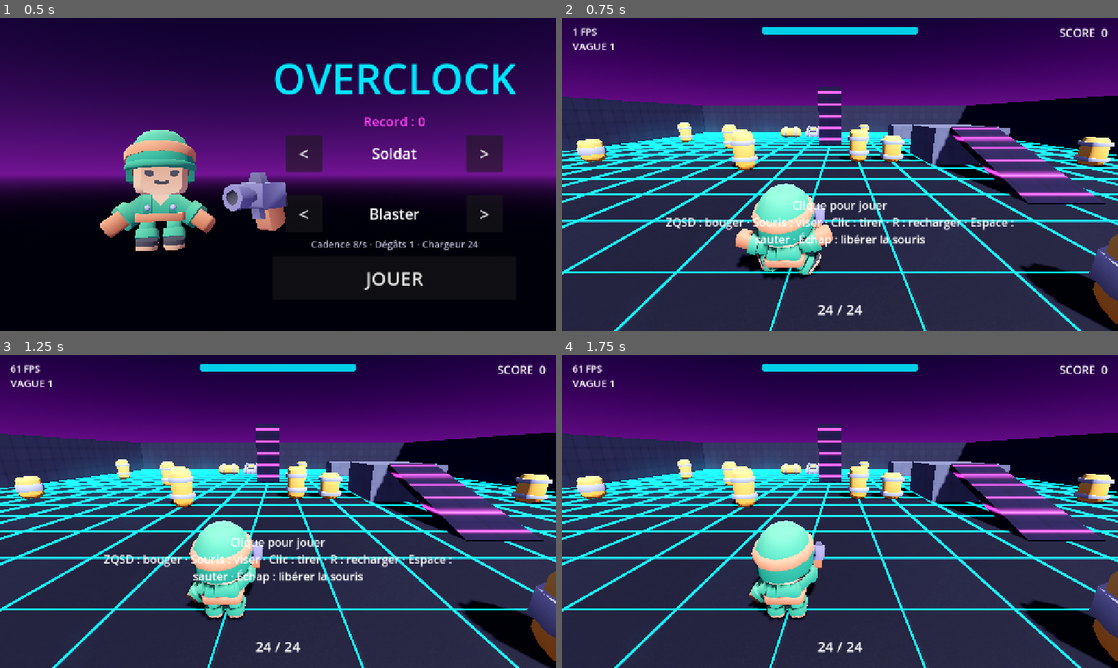
Above: before the commit, frames 1-4 (two rows, left to right).
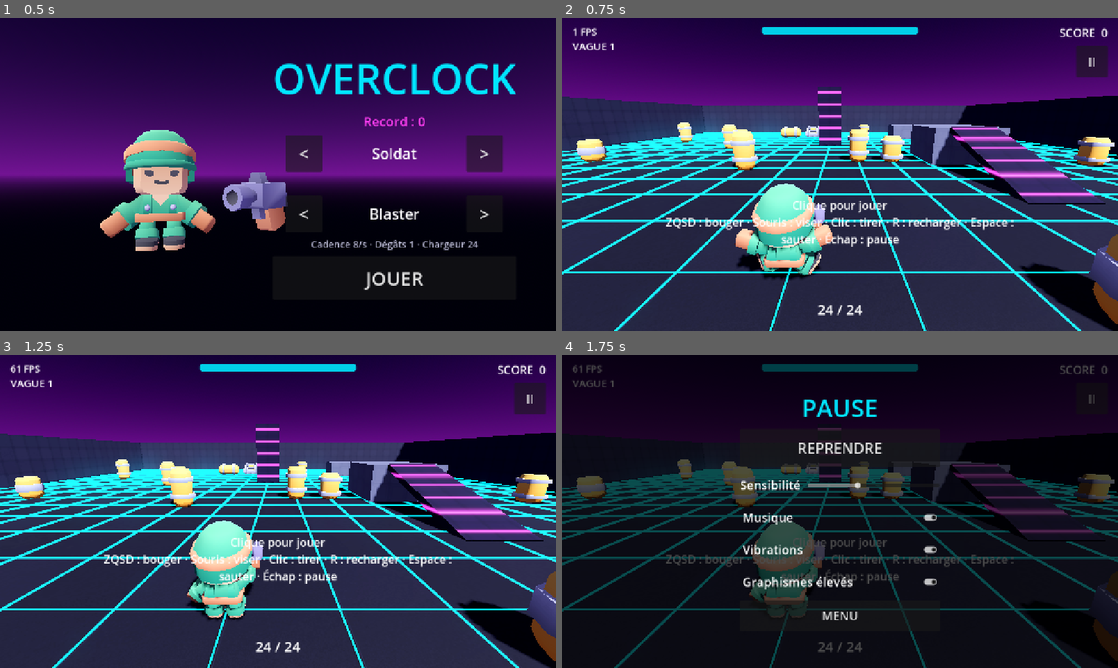
Above: after the commit, the same moments.

Repository: mariusortiz/overclock
Game: Godot game, scene res://scenes/menu.tscn
Same seed, same stepped clock (60 frames per second), same inputs: the game is played once before the commit and once after it.
Inputs (mouse positions are in pixels of both pictures, inside the frame that each line leads up to):
- Up to frame 1 (0.5 s): no input
- Up to frame 2 (0.75 s): click "JOUER" at 0.5 s
- Up to frame 3 (1.25 s): no input
- Up to frame 4 (1.75 s): click (1090, 398) at 1.25 s, where only the run after the commit has a clickable "II"

Frame 1 is identical in both runs. In frame 2, 1.1% of the frame differs, in the area x 34-99%, y 8-74%; in frame 3, 1.1%; in frame 4, 94%, in the area x 0-100%, y 0-100%.

Commit message:
Step 7: pause menu, settings, vibration and Android back button
- Pause menu (button, Escape, Android back) with saved settings: look
  sensitivity, music, vibration, graphics quality
- Low quality turns off shadows and glow and lowers the 3D resolution
- Vibration when the player is hit
- F9 destroys every robot in debug and web builds, to test wave flow

Co-Authored-By: Claude Fable 5.2 <noreply@anthropic.com>
Claude-Session: https://claude.ai/code/session_01TMrhLU8C9hMQ3DU14F1G1z

Diff:
--- a/project.godot
+++ b/project.godot
@@ -6,14 +6,16 @@
 [application]
 
 config/name="Overclock"
-config/version="0.7.0"
+config/version="0.8.0"
 run/main_scene="res://scenes/menu.tscn"
 config/features=PackedStringArray("4.5", "Mobile")
 config/icon="res://icon.svg"
+config/quit_on_go_back=false
 
 [autoload]
 
 Music="*res://scenes/music.tscn"
+Settings="*res://scripts/settings.gd"
 
 [display]
 
--- a/scenes/hud.tscn
+++ b/scenes/hud.tscn
@@ -3,6 +3,7 @@
 [ext_resource type="Script" path="res://scripts/hud.gd" id="1_hud"]
 [ext_resource type="Script" path="res://scripts/touch_controls.gd" id="2_touch"]
 [ext_resource type="Script" path="res://scripts/reticle.gd" id="3_reticle"]
+[ext_resource type="Script" path="res://scripts/pause_menu.gd" id="4_pause"]
 
 [sub_resource type="Gradient" id="jump_gradient"]
 offsets = PackedFloat32Array(0, 0.86, 0.92, 1)
@@ -110,7 +111,7 @@
 grow_vertical = 2
 theme_override_font_sizes/font_size = 26
 text = "Clique pour jouer
-ZQSD : bouger · Souris : viser · Clic : tirer · R : recharger · Espace : sauter · Échap : libérer la souris"
+ZQSD : bouger · Souris : viser · Clic : tirer · R : recharger · Espace : sauter · Échap : pause"
 horizontal_alignment = 1
 vertical_alignment = 1
 autowrap_mode = 3
@@ -190,6 +191,99 @@
 bbcode_enabled = true
 scroll_active = false
 
+[node name="PauseButton" type="Button" parent="."]
+anchors_preset = 1
+anchor_left = 1.0
+anchor_right = 1.0
+offset_left = -96.0
+offset_top = 64.0
+offset_right = -24.0
+offset_bottom = 136.0
+grow_horizontal = 0
+focus_mode = 0
+theme_override_font_sizes/font_size = 30
+text = "II"
+
+[node name="PauseMenu" type="Control" parent="."]
+process_mode = 3
+visible = false
+layout_mode = 3
+anchors_preset = 15
+anchor_right = 1.0
+anchor_bottom = 1.0
+grow_horizontal = 2
+grow_vertical = 2
+script = ExtResource("4_pause")
+
+[node name="Dim" type="ColorRect" parent="PauseMenu"]
+anchors_preset = 15
+anchor_right = 1.0
+anchor_bottom = 1.0
+grow_horizontal = 2
+grow_vertical = 2
+mouse_filter = 2
+color = Color(0, 0, 0, 0.7)
+
+[node name="Center" type="CenterContainer" parent="PauseMenu"]
+anchors_preset = 15
+anchor_right = 1.0
+anchor_bottom = 1.0
+grow_horizontal = 2
+grow_vertical = 2
+mouse_filter = 2
+
+[node name="Box" type="VBoxContainer" parent="PauseMenu/Center"]
+custom_minimum_size = Vector2(460, 0)
+theme_override_constants/separation = 10
+
+[node name="Title" type="Label" parent="PauseMenu/Center/Box"]
+theme_override_colors/font_color = Color(0, 0.9, 1, 1)
+theme_override_font_sizes/font_size = 56
+text = "PAUSE"
+horizontal_alignment = 1
+
+[node name="Resume" type="Button" parent="PauseMenu/Center/Box"]
+custom_minimum_size = Vector2(0, 88)
+theme_override_font_sizes/font_size = 34
+text = "REPRENDRE"
+
+[node name="SensitivityRow" type="HBoxContainer" parent="PauseMenu/Center/Box"]
+custom_minimum_size = Vector2(0, 64)
+theme_override_constants/separation = 16
+
+[node name="Label" type="Label" parent="PauseMenu/Center/Box/SensitivityRow"]
+theme_override_font_sizes/font_size = 28
+text = "Sensibilité"
+
+[node name="Slider" type="HSlider" parent="PauseMenu/Center/Box/SensitivityRow"]
+custom_minimum_size = Vector2(260, 48)
+size_flags_horizontal = 3
+size_flags_vertical = 4
+min_value = 0.4
+max_value = 2.0
+step = 0.1
+value = 1.0
+
+[node name="Music" type="CheckButton" parent="PauseMenu/Center/Box"]
+custom_minimum_size = Vector2(0, 64)
+theme_override_font_sizes/font_size = 28
+text = "Musique"
+
+[node name="Vibration" type="CheckButton" parent="PauseMenu/Center/Box"]
+custom_minimum_size = Vector2(0, 64)
+theme_override_font_sizes/font_size = 28
+text = "Vibrations"
+
+[node name="Quality" type="CheckButton" parent="PauseMenu/Center/Box"]
+custom_minimum_size = Vector2(0, 64)
+theme_override_font_sizes/font_size = 28
+text = "Graphismes élevés"
+
+[node name="Menu" type="Button" parent="PauseMenu/Center/Box"]
+custom_minimum_size = Vector2(0, 72)
+theme_override_font_sizes/font_size = 28
+text = "MENU"
+
 [node name="PerkChoice" type="Control" parent="."]
 process_mode = 3
 visible = false
--- a/scripts/hud.gd
+++ b/scripts/hud.gd
@@ -17,6 +17,7 @@
 
 @onready var touch_controls: TouchControls = $TouchControls
 @onready var reticle: Reticle = $Reticle
+@onready var pause_menu: PauseMenu = $PauseMenu
 @onready var _fps_label: Label = $FpsLabel
 @onready var _desktop_hint: Label = $DesktopHint
 @onready var _health_bar: ProgressBar = $HealthBar
@@ -30,6 +31,7 @@
 @onready var _best_score: Label = $GameOver/Center/Box/Best
 @onready var _replay_button: Button = $GameOver/Center/Box/Replay
 @onready var _menu_button: Button = $GameOver/Center/Box/Menu
+@onready var _pause_button: Button = $PauseButton
 @onready var _effects_label: RichTextLabel = $Effects
 @onready var _perk_choice: Control = $PerkChoice
 @onready var _perk_title: Label = $PerkChoice/Center/Box/Title
@@ -41,6 +43,8 @@
 	_banner.modulate.a = 0.0
 	_replay_button.pressed.connect(replay_pressed.emit)
 	_menu_button.pressed.connect(menu_pressed.emit)
+	_pause_button.pressed.connect(pause_menu.open)
+	pause_menu.menu_pressed.connect(menu_pressed.emit)
 	for i in _perk_buttons.size():
 		_perk_buttons[i].pressed.connect(_on_perk_button_pressed.bind(i))
 
@@ -121,6 +125,8 @@
 
 func show_game_over(score: int, best: int, is_record: bool) -> void:
 	_game_over = true
+	pause_menu.enabled = false
+	_pause_button.visible = false
 	touch_controls.visible = false
 	touch_controls.process_mode = Node.PROCESS_MODE_DISABLED
 	reticle.visible = false
--- a/scripts/main.gd
+++ b/scripts/main.gd
@@ -5,6 +5,7 @@
 const WAVE_BONUS := 250  # multiplied by the wave number
 const WAVE_HEAL := 25
 const MENU_SCENE := "res://scenes/menu.tscn"
+const DAMAGE_VIBRATION_MS := 40
 
 var score := 0
 
@@ -13,6 +14,8 @@
 @onready var player: Player = $Player
 @onready var hud: Hud = $HUD
 @onready var waves: WaveManager = $WaveManager
+@onready var _sun: DirectionalLight3D = $Sun
+@onready var _world: WorldEnvironment = $WorldEnvironment
 
 
 func _ready() -> void:
@@ -26,6 +29,7 @@
 	player.weapon.ammo_changed.connect(hud.set_ammo)
 	player.health_changed.connect(hud.set_health)
 	player.damaged.connect(hud.flash_damage)
+	player.damaged.connect(_vibrate)
 	player.died.connect(_on_player_died)
 
 	waves.wave_started.connect(_on_wave_started)
@@ -38,14 +42,17 @@
 	hud.set_ammo(player.weapon.ammo, player.weapon.get_magazine_size(), false)
 	hud.set_score(score)
 
+	Settings.changed.connect(_apply_quality)
+	_apply_quality()
+
 
 func _process(_delta: float) -> void:
 	hud.set_status(player.get_effects(), player.perks)
 
 
 func _unhandled_input(event: InputEvent) -> void:
-	# Desktop/web: the first click captures the mouse, later clicks fire, Escape
-	# releases. Clicks emulated from touch are ignored (phones use the touch controls).
+	# Desktop/web: the first click captures the mouse, later clicks fire (Escape
+	# opens the pause menu). Clicks emulated from touch are ignored (phones use the touch controls).
 	if event is InputEventMouseButton and event.button_index == MOUSE_BUTTON_LEFT \
 			and event.device != InputEvent.DEVICE_ID_EMULATION:
 		if not event.pressed:
@@ -54,9 +61,21 @@
 			Input.mouse_mode = Input.MOUSE_MODE_CAPTURED
 		else:
 			Input.action_press("fire")
-	elif event.is_action_pressed("ui_cancel"):
-		Input.mouse_mode = Input.MOUSE_MODE_VISIBLE
-		Input.action_release("fire")
+	elif event is InputEventKey and event.pressed and event.keycode == KEY_F9 \
+			and (OS.is_debug_build() or OS.has_feature("web")):
+		# Test shortcut (debug and web builds): destroys every robot.
+		for enemy in get_tree().get_nodes_in_group("targets"):
+			enemy.take_damage(9999)
+
+
+func _apply_quality() -> void:
+	_sun.shadow_enabled = Settings.high_quality
+	_world.environment.glow_enabled = Settings.high_quality
+
+
+func _vibrate() -> void:
+	if Settings.vibration_enabled:
+		Input.vibrate_handheld(DAMAGE_VIBRATION_MS)
 
 
 func _add_score(points: int) -> void:
--- a/scripts/menu.gd
+++ b/scripts/menu.gd
@@ -32,6 +32,12 @@
 	$UI/Panel/Center/Box/WeaponRow/Next.pressed.connect(_cycle_weapon.bind(1))
 	_play_button.pressed.connect(_on_play_pressed)
 	_refresh()
+
+
+func _notification(what: int) -> void:
+	# Android back button.
+	if what == NOTIFICATION_WM_GO_BACK_REQUEST:
+		get_tree().quit()
 
 
 func _process(delta: float) -> void:
--- /dev/null
+++ b/scripts/pause_menu.gd
@@ -0,0 +1,78 @@
+class_name PauseMenu
+extends Control
+## Pause screen with the settings. Keeps running while the game is paused.
+## Opens with the pause button, Escape, or the Android back button.
+
+signal menu_pressed
+
+## Set to false when the game must not be paused (game over).
+var enabled := true
+
+var _mouse_was_captured := false
+
+@onready var _resume_button: Button = $Center/Box/Resume
+@onready var _menu_button: Button = $Center/Box/Menu
+@onready var _sensitivity: HSlider = $Center/Box/SensitivityRow/Slider
+@onready var _music: CheckButton = $Center/Box/Music
+@onready var _vibration: CheckButton = $Center/Box/Vibration
+@onready var _quality: CheckButton = $Center/Box/Quality
+
+
+func _ready() -> void:
+	visible = false
+	_resume_button.pressed.connect(close)
+	_menu_button.pressed.connect(_on_menu_pressed)
+
+	_sensitivity.value = Settings.sensitivity
+	_music.button_pressed = Settings.music_enabled
+	_vibration.button_pressed = Settings.vibration_enabled
+	_quality.button_pressed = Settings.high_quality
+	_sensitivity.value_changed.connect(_on_sensitivity_changed)
+	_music.toggled.connect(func(on: bool) -> void: Settings.set_value(&"music_enabled", on))
+	_vibration.toggled.connect(func(on: bool) -> void: Settings.set_value(&"vibration_enabled", on))
+	_quality.toggled.connect(func(on: bool) -> void: Settings.set_value(&"high_quality", on))
+
+
+func _unhandled_input(event: InputEvent) -> void:
+	if event.is_action_pressed("ui_cancel"):
+		toggle()
+		get_viewport().set_input_as_handled()
+
+
+func _notification(what: int) -> void:
+	if what == NOTIFICATION_WM_GO_BACK_REQUEST:
+		toggle()
+
+
+func toggle() -> void:
+	if visible:
+		close()
+	else:
+		open()
+
+
+func open() -> void:
+	# Already paused means another screen (perk choice) is up.
+	if not enabled or get_tree().paused:
+		return
+	_mouse_was_captured = Input.mouse_mode == Input.MOUSE_MODE_CAPTURED
+	Input.mouse_mode = Input.MOUSE_MODE_VISIBLE
+	Input.action_release("fire")
+	get_tree().paused = true
+	visible = true
+
+
+func close() -> void:
+	visible = false
+	get_tree().paused = false
+	if _mouse_was_captured:
+		Input.mouse_mode = Input.MOUSE_MODE_CAPTURED
+
+
+func _on_sensitivity_changed(value: float) -> void:
+	Settings.set_value(&"sensitivity", value)
+
+
+func _on_menu_pressed() -> void:
+	get_tree().paused = false
+	menu_pressed.emit()
--- a/scripts/player.gd
+++ b/scripts/player.gd
@@ -101,6 +101,7 @@
 
 ## Rotates the view. `relative` is a screen-space drag in pixels.
 func look(relative: Vector2, sensitivity: float) -> void:
+	sensitivity *= Settings.sensitivity
 	rotate_y(-relative.x * sensitivity)
 	var pitch := _spring_arm.rotation.x - relative.y * sensitivity
 	_spring_arm.rotation.x = clampf(pitch, deg_to_rad(min_pitch_deg), deg_to_rad(max_pitch_deg))
--- a/scripts/save_data.gd
+++ b/scripts/save_data.gd
@@ -1,11 +1,12 @@
 class_name SaveData
-## Local save file (best score, selected skins). Lives in the app's private
+## Local save file (best score, selected skins, settings). Lives in the app's private
 ## storage on Android and in the browser's storage on the web.
 
 const PATH := "user://save.cfg"
 const SCORES := "scores"
 const HIGH_SCORE := "high_score"
 const LOADOUT := "loadout"
+const SETTINGS := "settings"
 
 
 static func load_high_score() -> int:
@@ -24,6 +25,14 @@
 	_save(LOADOUT, key, value)
 
 
+static func load_setting(key: String, default: Variant) -> Variant:
+	return _load(SETTINGS, key, default)
+
+
+static func save_setting(key: String, value: Variant) -> void:
+	_save(SETTINGS, key, value)
+
+
 static func _load(section: String, key: String, default: Variant) -> Variant:
 	var config := ConfigFile.new()
 	if config.load(PATH) != OK:
--- /dev/null
+++ b/scripts/settings.gd
@@ -0,0 +1,31 @@
+extends Node
+## Player settings, saved locally. Autoloaded as "Settings".
+
+signal changed
+
+const LOW_QUALITY_SCALE := 0.7
+
+## Multiplies the look speed (mouse and touch).
+var sensitivity := 1.0
+var music_enabled := true
+var vibration_enabled := true
+## Off: no shadows, no glow and a lower 3D resolution, for slower phones.
+var high_quality := true
+
+
+func _ready() -> void:
+	for property: StringName in [&"sensitivity", &"music_enabled", &"vibration_enabled", &"high_quality"]:
+		set(property, SaveData.load_setting(property, get(property)))
+	_apply()
+
+
+func set_value(property: StringName, value: Variant) -> void:
+	set(property, value)
+	SaveData.save_setting(property, value)
+	_apply()
+	changed.emit()
+
+
+func _apply() -> void:
+	Music.stream_paused = not music_enabled
+	get_tree().root.scaling_3d_scale = 1.0 if high_quality else LOW_QUALITY_SCALE
Not shown, changed: export_presets.cfg
